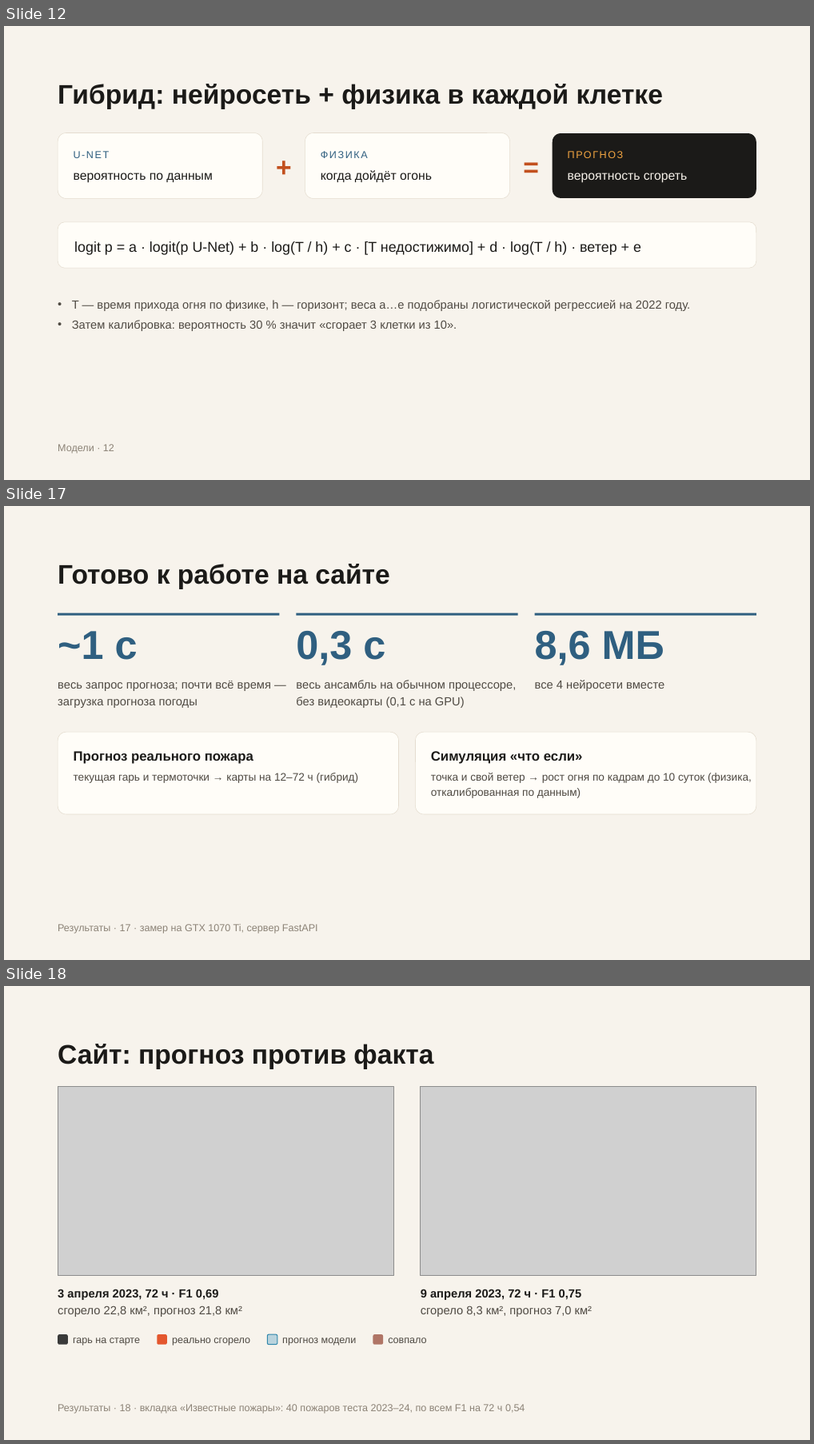
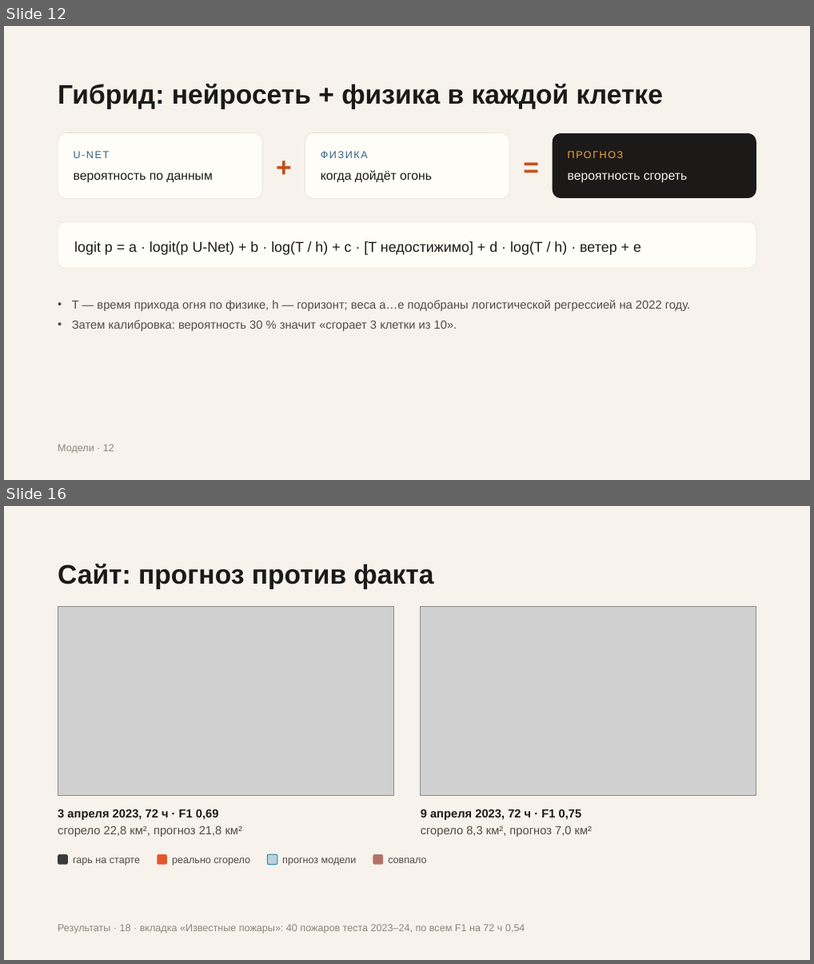
Before and after one commit to Bekabaev/fire_proj, a slide deck: presentation/presentation_editable.pptx. Shown one above the other, each under a label of ours: slides 12, 17 and 18 before the commit, slides 12 and 16 after it; the slides between them are not shown. The pictures are 814x1444 and 814x964 pixels, drawn with LibreOffice and Linux fonts; fonts in the diff are those of the drawing; grey boxes stand for pictures. Boxes give left, top, right and bottom in pixels: in the first picture for what was removed or moved away, otherwise in the second. Text is boxed around its words. In the diff, an @@ line names an element or a change of style, - is before the commit and + after.

```diff
--- a/presentation/presentation_editable.pptx
+++ b/presentation/presentation_editable.pptx
@@ slide 17 removed at (4,506,810,960), background #F7F3EC @@
@@ text removed at (58,564,390,589) @@
-Готово к работе на сайте
@@ rectangle removed at (58,613,280,616) @@
@@ rectangle removed at (296,613,518,616) @@
@@ rectangle removed at (535,613,757,616) @@
@@ text removed at (58,631,138,660) @@
-~1 с
@@ text removed at (296,631,386,665) @@
-0,3 с
@@ text removed at (535,631,665,665) @@
-8,6 МБ
@@ text removed at (58,680,271,708) @@
-весь запрос прогноза; почти всё время — загрузка прогноза погоды
@@ text removed at (296,680,516,708) @@
-весь ансамбль на обычном процессоре, без видеокарты (0,1 с на GPU)
@@ text removed at (535,680,665,691) @@
-все 4 нейросети вместе
@@ rounded rectangle removed at (58,732,399,814) @@
@@ rounded rectangle removed at (416,732,757,814) @@
@@ text removed at (74,751,254,764) @@
-Прогноз реального пожара
@@ text removed at (431,751,583,764) @@
-Симуляция «что если»
@@ text removed at (74,772,359,783) @@
-текущая гарь и термоточки → карты на 12–72 ч (гибрид)
@@ text removed at (431,772,752,798) @@
-точка и свой ветер → рост огня по кадрам до 10 суток (физика, откалиброванная по данным)
@@ text removed at (58,924,318,933) @@
-Результаты · 17 · замер на GTX 1070 Ti, сервер FastAPI
@@ what was slide 18 is now slide 16 @@
```
Also in this commit, not shown: 7 slides changed, 1 other slide removed, 7 other files.
